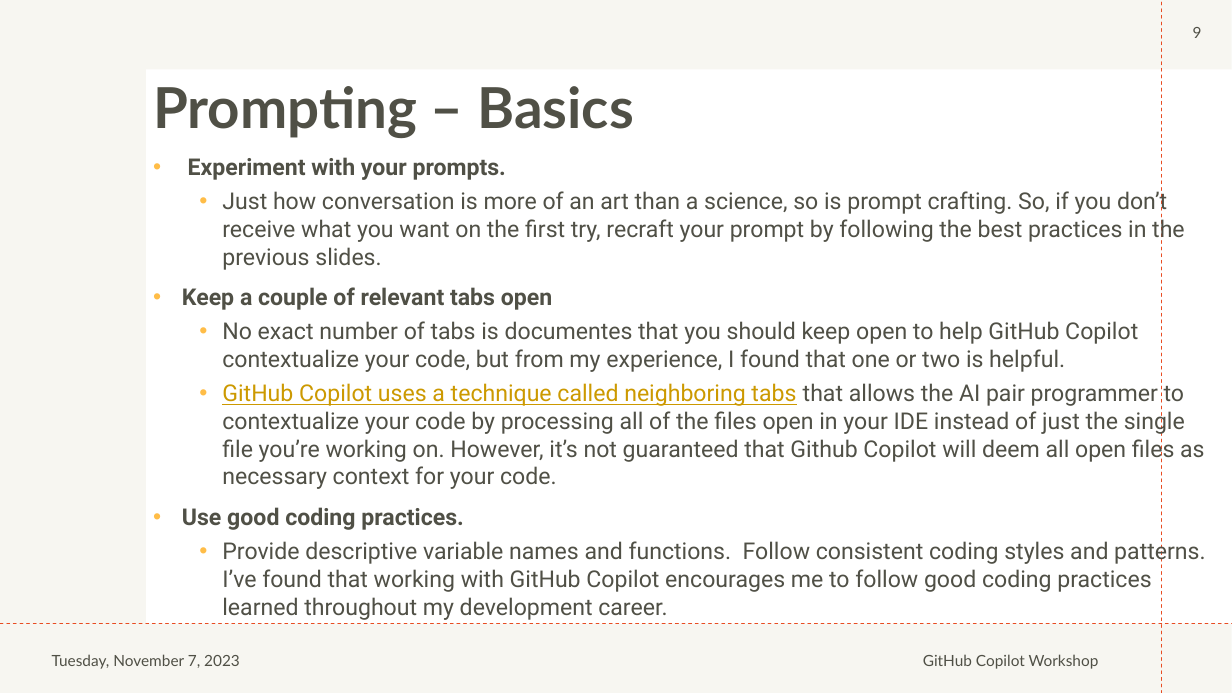
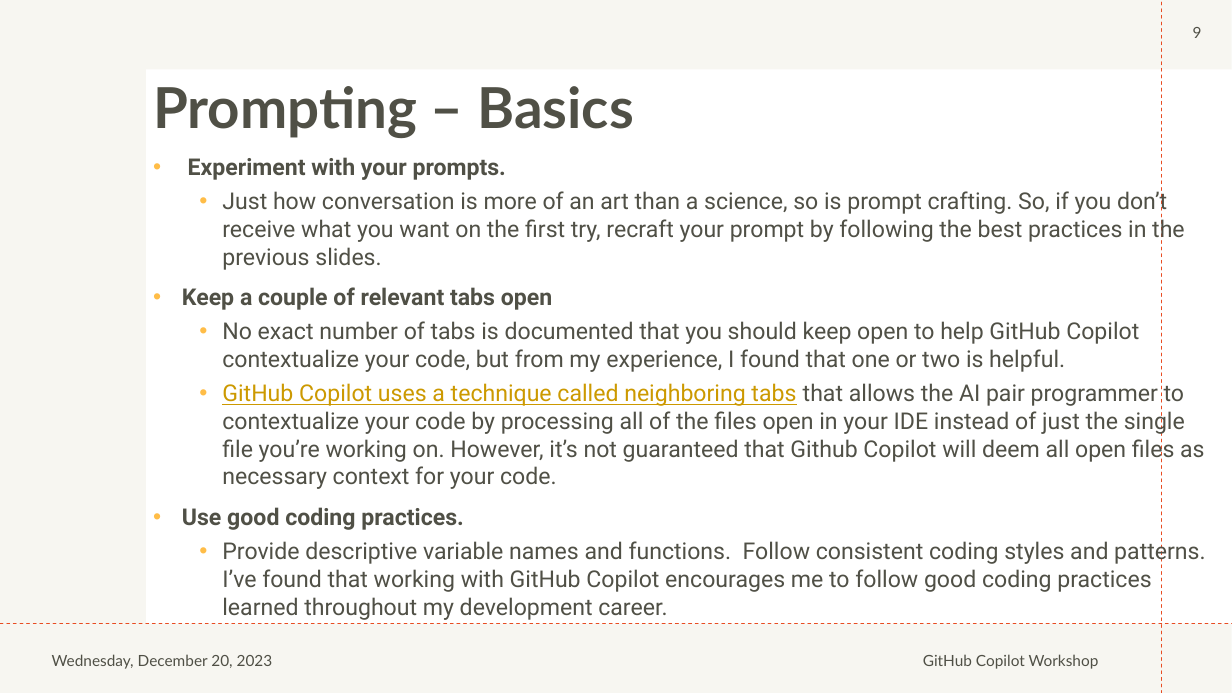
Before and after one commit to johndohoneyjr/CoPilot-Lab-Files, a slide deck: slide 9 of symphony - CoPilot.pptx. Drawn at 1232x693 pixels with LibreOffice and Linux fonts; fonts in the diff are those of the drawing. Boxes give left, top, right and bottom in pixels: in the first picture for what was removed or moved away, otherwise in the second. Text is boxed around its words. In the diff, an @@ line names an element or a change of style, - is before the commit and + after.

```diff
--- a/symphony - CoPilot.pptx
+++ b/symphony - CoPilot.pptx
@@ text at (x1=222, y1=321, x2=1139, y2=372): text changed @@
-  • No exact number of tabs is documentes that you should keep open to help GitHub Copilot contextualize your code, but from my experience, I found that one or two is helpful.
+  • No exact number of tabs is documented that you should keep open to help GitHub Copilot contextualize your code, but from my experience, I found that one or two is helpful.
@@ text at (x1=52, y1=654, x2=273, y2=669): text changed @@
-Tuesday, November 7, 2023
+Wednesday, December 20, 2023
```
Also in this commit, not shown: 9 other slides changed, 2 other files.
